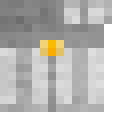
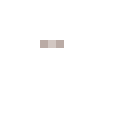
Layer changes from the first 128x128 image to the second:
added layer "Layer 2" above "Layer 1" over left=40, top=40, right=64, bottom=48
hid "overlay" over left=40, top=40, right=64, bottom=56
hid "parachute" over left=0, top=0, right=112, bottom=112
